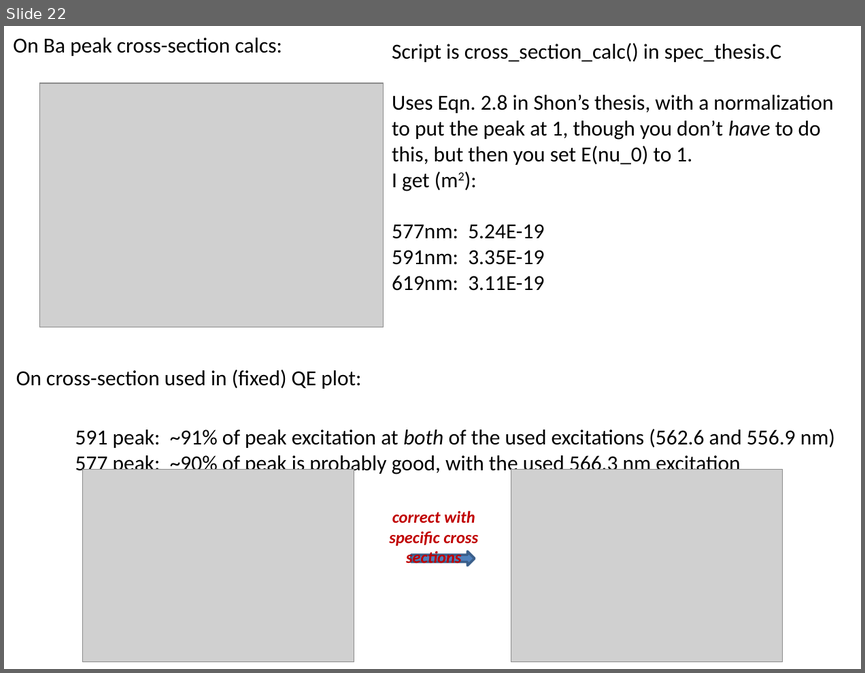
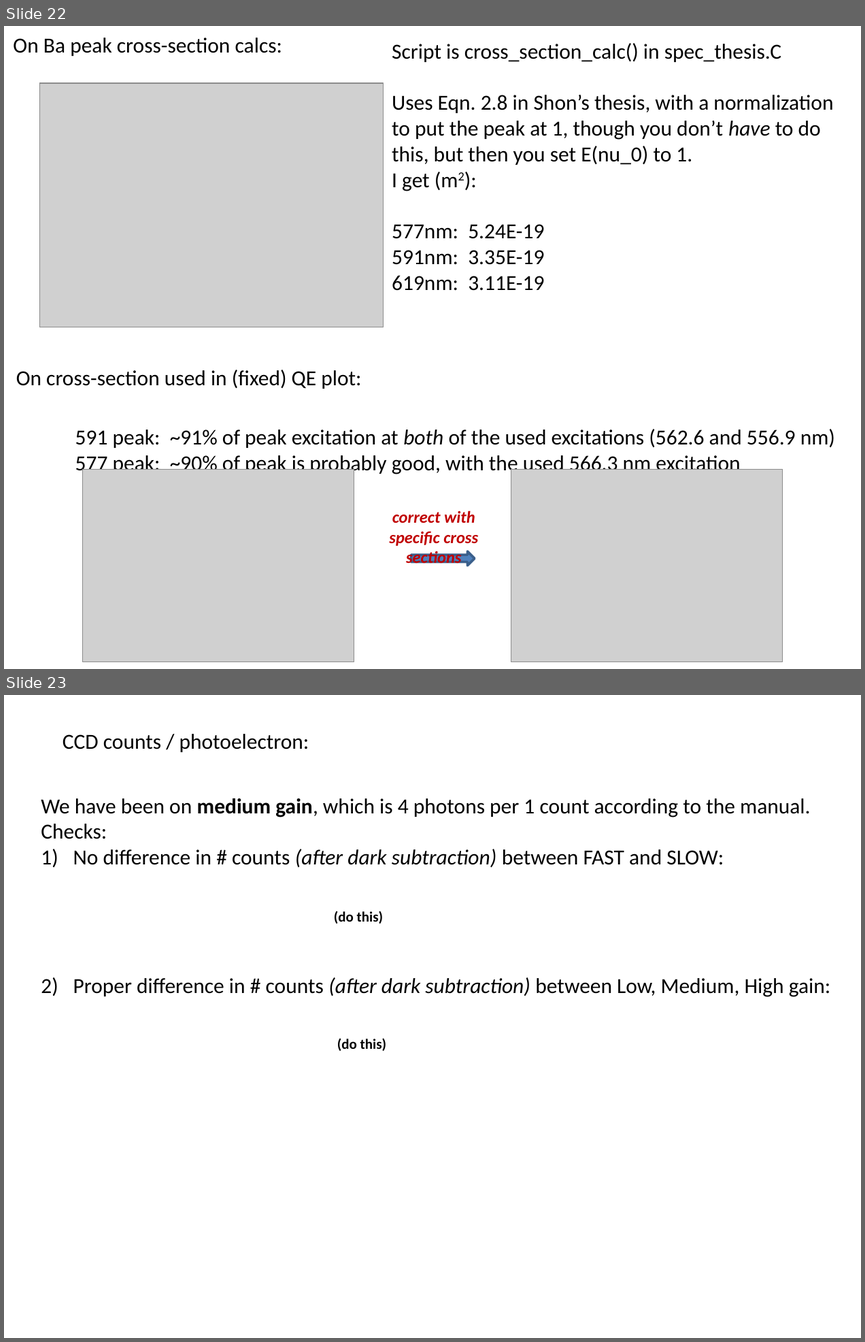
Before and after one commit to Waltmon/timthesis, a slide deck: thought_process.pptx. Shown one above the other, each under a label of ours: slide 22 before the commit, slides 22 and 23 after it. The pictures are 865x673 and 865x1342 pixels, drawn with LibreOffice and Linux fonts; fonts in the diff are those of the drawing; grey boxes stand for pictures. Boxes give left, top, right and bottom in pixels: in the first picture for what was removed or moved away, otherwise in the second. Text is boxed around its words. In the diff, an @@ line names an element or a change of style, - is before the commit and + after.

Commit message:
finished all corrs (!) except one thing about Cr3+, and pending confirmation of CCD gain.

```diff
--- a/thought_process.pptx
+++ b/thought_process.pptx
@@ slide 23 added at (x1=4, y1=695, x2=861, y2=1338), background #FFFFFF @@
@@ text added at (x1=62, y1=734, x2=309, y2=752), 18 pt, text #000000 @@
+CCD counts / photoelectron:
@@ text added at (x1=41, y1=798, x2=830, y2=997), 18 pt, text #000000 @@
+We have been on medium gain, which is 4 photons per 1 count according to the manual.
+Checks:
+1) No difference in # counts (after dark subtraction) between FAST and SLOW:
+2) Proper difference in # counts (after dark subtraction) between Low, Medium, High gain:
@@ text added at (x1=334, y1=911, x2=383, y2=923), 12 pt, text #000000, bold @@
+(do this)
@@ text added at (x1=337, y1=1038, x2=387, y2=1051), 12 pt, text #000000, bold @@
+(do this)
```
Also in this commit, not shown: 1 other slide added, 43 other files.
